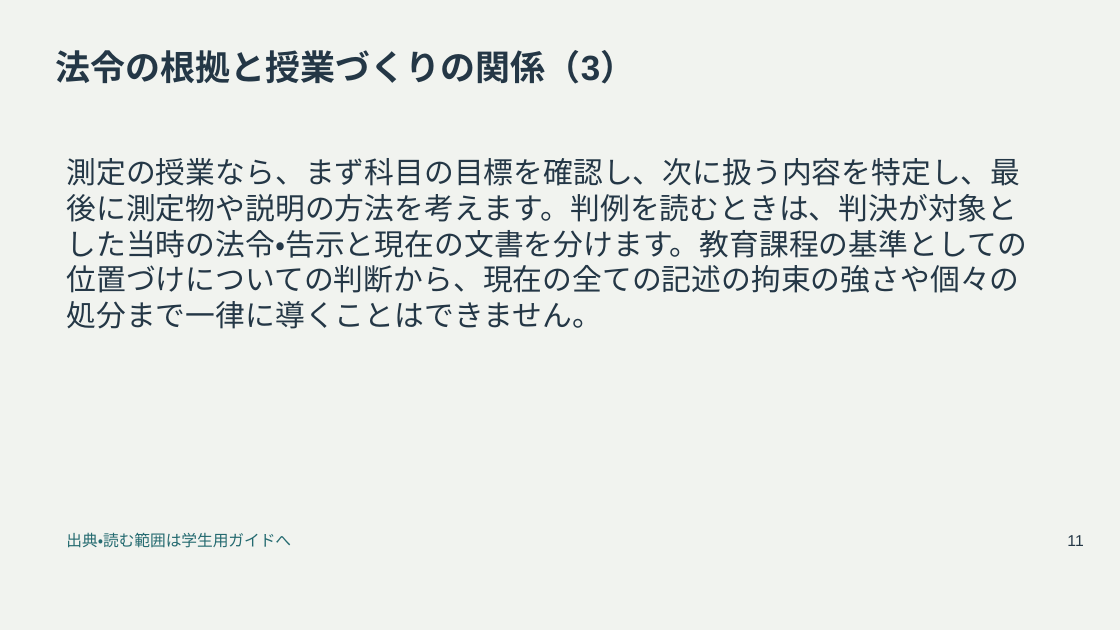
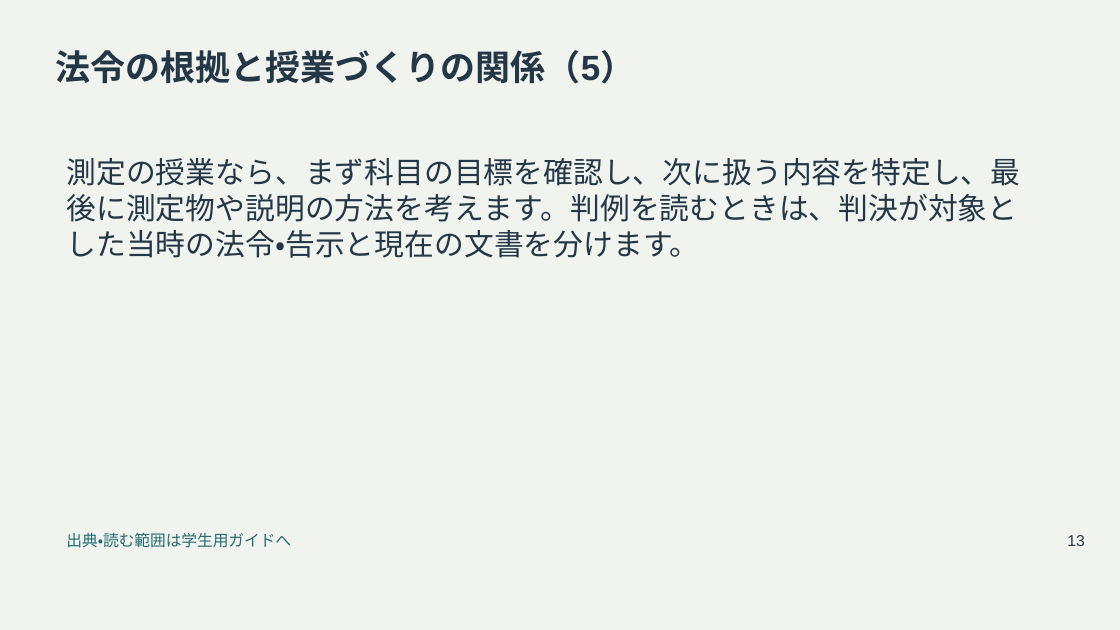
Before and after one commit to zooc-14calbp/industrial-education-i, a slide deck: slide 13 of reorganized/20261105/main/05/slides.pptx (slide 11 before the commit). Drawn at 1120x630 pixels with LibreOffice and Linux fonts; fonts in the diff are those of the drawing. Boxes give left, top, right and bottom in pixels: in the first picture for what was removed or moved away, otherwise in the second. Text is boxed around its words. In the diff, an @@ line names an element or a change of style, - is before the commit and + after.

```diff
--- a/reorganized/20261105/main/05/slides.pptx
+++ b/reorganized/20261105/main/05/slides.pptx
@@ title at (56,50,635,84): text changed @@
-法令の根拠と授業づくりの関係（3）
+法令の根拠と授業づくりの関係（5）
@@ text at (67,158,1021,258): text changed @@
-測定の授業なら、まず科目の目標を確認し、次に扱う内容を特定し、最後に測定物や説明の方法を考えます。判例を読むときは、判決が対象とした当時の法令・告示と現在の文書を分けます。教育課程の基準としての位置づけについての判断から、現在の全ての記述の拘束の強さや個々の処分まで一律に導くことはできません。
+測定の授業なら、まず科目の目標を確認し、次に扱う内容を特定し、最後に測定物や説明の方法を考えます。判例を読むときは、判決が対象とした当時の法令・告示と現在の文書を分けます。
@@ text at (1067,535,1084,546): text changed @@
-11
+13
```
Also in this commit, not shown: 24 other slides changed, 19 slides added, 16 other files.
